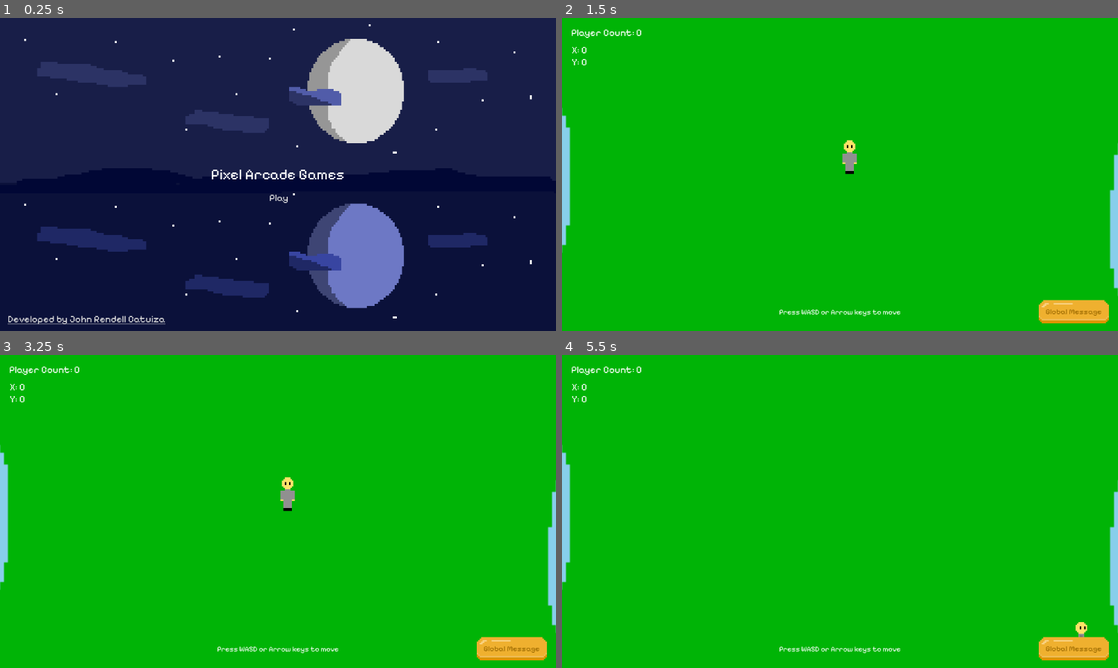
Above: before the commit, frames 1-4 (two rows, left to right).
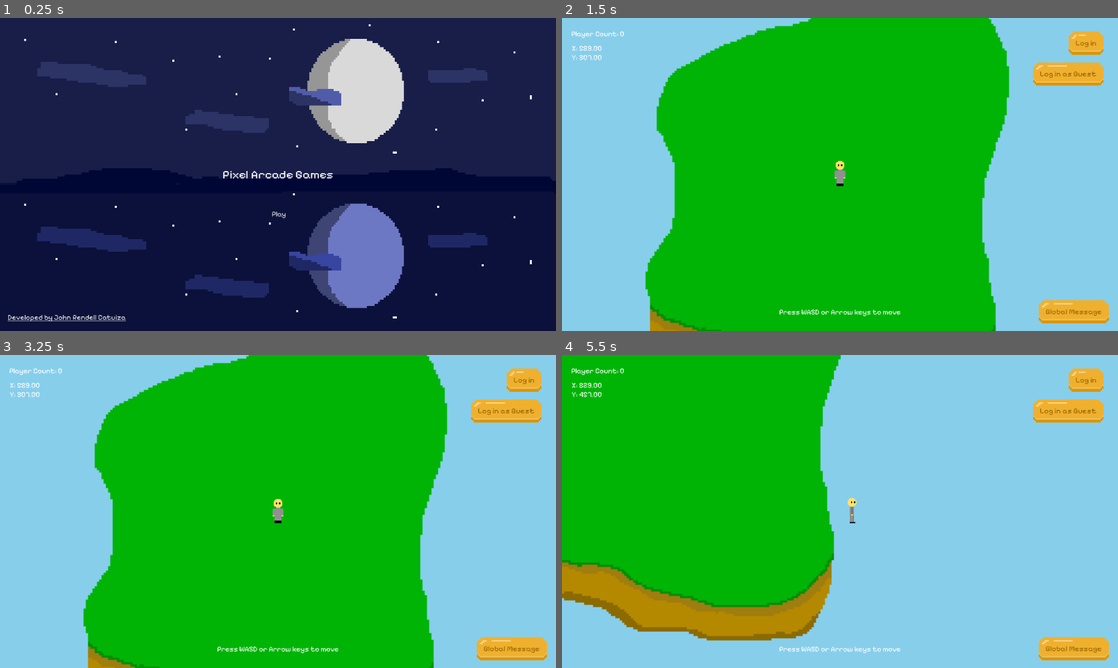
Above: after the commit, the same moments.

Repository: JohnRendell/Pixel_Arcade_Game
Game: Godot game, scene res://Interfaces/interface.tscn
The game is run twice, just before and just after one commit, with the same random seed, the same clock (stepped at 60 frames per second) and the same inputs.
Inputs (mouse positions are in pixels of both pictures, inside the frame that each line leads up to):
- Up to frame 1 (0.25 s): no input
- Up to frame 2 (1.5 s): click "Play" at 0.5 s; click (1084, 43) at 1.25 s, where only the run after the commit has a clickable "Log in"
- Up to frame 3 (3.25 s): click (505, 411) at 2 s, where only the run after the commit has a clickable "Log in as Guest"; click "Global Message" at 2.75 s
- Up to frame 4 (5.5 s): tap Enter at 3.5 s; hold Right (ui_right) 3.53-4.28 s; hold Down (ui_down) 4.28-5.03 s; hold Right (ui_right) from 5.03 s (still down)

The runs differ from the first frame. In frame 1, 1.0% of the frame differs, in the area x 1-62%, y 48-98%; in frame 2, 41%; in frame 3, 41%; in frame 4, 64%, in the area x 0-100%, y 0-100%.

Commit message:
Added stuff
-Added Camera follow player
-Added Player coordinate functions
-More stuff to add

Diff:
--- a/Assets/Themes/default_button_texture.tres
+++ b/Assets/Themes/default_button_texture.tres
@@ -11,6 +11,10 @@
 [sub_resource type="StyleBoxEmpty" id="StyleBoxEmpty_jqtam"]
 
 [resource]
+Button/colors/font_color = Color(0.607843, 0.411765, 0, 1)
+Button/colors/font_focus_color = Color(0.607843, 0.411765, 0, 1)
+Button/colors/font_hover_color = Color(0.607843, 0.411765, 0, 1)
+Button/colors/font_pressed_color = Color(0.607843, 0.411765, 0, 1)
 Button/fonts/font = ExtResource("1_bflus")
 Button/styles/focus = SubResource("StyleBoxEmpty_c534t")
 Button/styles/hover = SubResource("StyleBoxEmpty_27cgy")
--- a/Interfaces/interface.tscn
+++ b/Interfaces/interface.tscn
@@ -48,7 +48,7 @@
 grow_horizontal = 2
 grow_vertical = 2
 theme_override_fonts/normal_font = ExtResource("2_yljh5")
-theme_override_font_sizes/normal_font_size = 30
+theme_override_font_sizes/normal_font_size = 25
 text = "Pixel Arcade Games"
 fit_content = true
 horizontal_alignment = 1
@@ -57,14 +57,14 @@
 [node name="Play Button" type="Button" parent="Game title and other buttons"]
 layout_mode = 0
 offset_left = -22.0
-offset_top = 32.0
+offset_top = 66.0
 offset_right = 26.0
-offset_bottom = 65.0
+offset_bottom = 99.0
 tooltip_text = "Start the game"
 mouse_default_cursor_shape = 2
 theme = ExtResource("3_crkrt")
 theme_override_fonts/font = ExtResource("2_yljh5")
-theme_override_font_sizes/font_size = 20
+theme_override_font_sizes/font_size = 15
 action_mode = 0
 button_mask = 7
 shortcut_feedback = false
@@ -80,12 +80,12 @@
 anchor_bottom = 1.0
 offset_left = 16.0
 offset_top = -37.0
-offset_right = 343.0
-offset_bottom = 3.0
+offset_right = 265.0
+offset_bottom = -14.0
 grow_vertical = 0
 tooltip_text = "Go to Github's repository"
 theme_override_fonts/font = ExtResource("2_yljh5")
-theme_override_font_sizes/font_size = 20
+theme_override_font_sizes/font_size = 15
 button_mask = 5
 text = "Developed by John Rendell Catuiza"
 uri = "https://github.com/JohnRendell/Pixel_Arcade_Game"
--- a/Interfaces/playerInfo.tscn
+++ b/Interfaces/playerInfo.tscn
@@ -1,5 +1,6 @@
-[gd_scene load_steps=7 format=3 uid="uid://ranvboc1aleu"]
+[gd_scene load_steps=8 format=3 uid="uid://ranvboc1aleu"]
 
+[ext_resource type="Script" uid="uid://ce6wbg0vx4rjd" path="res://Scripts/Global_Scripts/game_interface.gd" id="1_14f72"]
 [ext_resource type="FontFile" uid="uid://bmdl23cbnw41b" path="res://Assets/Fonts/Pixelify_Sans/static/PixelifySans-Regular.ttf" id="1_fhr0c"]
 [ext_resource type="Theme" uid="uid://t8cakbf8cvmc" path="res://Assets/Themes/default_button_texture.tres" id="2_27cgy"]
 [ext_resource type="Texture2D" uid="uid://b8i2cshy45y0e" path="res://Assets/Sprite_Slice/Sprite_UI_Stuff.png" id="3_27cgy"]
@@ -36,6 +37,7 @@
 anchor_bottom = 1.0
 grow_horizontal = 2
 grow_vertical = 2
+script = ExtResource("1_14f72")
 
 [node name="CanvasLayer" type="CanvasLayer" parent="."]
 layer = 5
@@ -65,7 +67,7 @@
 offset_right = 320.0
 offset_bottom = 92.0
 theme_override_fonts/normal_font = ExtResource("1_fhr0c")
-theme_override_font_sizes/normal_font_size = 20
+theme_override_font_sizes/normal_font_size = 15
 text = "X: 0
 Y: 0"
 fit_content = true
@@ -77,9 +79,10 @@
 offset_right = 220.0
 offset_bottom = 50.0
 theme_override_fonts/normal_font = ExtResource("1_fhr0c")
-theme_override_font_sizes/normal_font_size = 20
+theme_override_font_sizes/normal_font_size = 15
 text = "Player Count: 0"
 fit_content = true
+vertical_alignment = 1
 
 [node name="Global Messages" type="Button" parent="CanvasLayer"]
 anchors_preset = 3
@@ -96,10 +99,6 @@
 tooltip_text = "Global Messages"
 mouse_default_cursor_shape = 2
 theme = ExtResource("2_27cgy")
-theme_override_colors/font_hover_color = Color(0.607843, 0.411765, 0, 1)
-theme_override_colors/font_color = Color(0.607886, 0.410193, 0, 1)
-theme_override_colors/font_focus_color = Color(0.607843, 0.411765, 0, 1)
-theme_override_colors/font_pressed_color = Color(0.607843, 0.411765, 0, 1)
 theme_override_styles/hover = SubResource("StyleBoxTexture_14f72")
 theme_override_styles/pressed = SubResource("StyleBoxTexture_jqtam")
 theme_override_styles/normal = SubResource("StyleBoxTexture_1sa06")
--- a/Scenes/lobby_scene.tscn
+++ b/Scenes/lobby_scene.tscn
@@ -1,7 +1,9 @@
-[gd_scene load_steps=4 format=3 uid="uid://cvnoej7tdycly"]
+[gd_scene load_steps=10 format=3 uid="uid://cvnoej7tdycly"]
 
 [ext_resource type="Texture2D" uid="uid://bfyvcuew133w5" path="res://Assets/Game_Objects/Objects/lobby_island.png" id="1_7hemx"]
 [ext_resource type="PackedScene" uid="uid://draqfc0ximnvd" path="res://Sprites/player_character.tscn" id="2_ljcoi"]
+[ext_resource type="Theme" uid="uid://t8cakbf8cvmc" path="res://Assets/Themes/default_button_texture.tres" id="3_op75h"]
+[ext_resource type="Texture2D" uid="uid://b8i2cshy45y0e" path="res://Assets/Sprite_Slice/Sprite_UI_Stuff.png" id="4_2ipua"]
 
 [sub_resource type="GDScript" id="GDScript_7hemx"]
 script/source = "extends Node2D
@@ -12,15 +14,47 @@
 	get_tree().get_root().add_child(playerUIInterface)
 "
 
+[sub_resource type="RectangleShape2D" id="RectangleShape2D_ljcoi"]
+size = Vector2(47, 804)
+
+[sub_resource type="StyleBoxTexture" id="StyleBoxTexture_2ipua"]
+texture = ExtResource("4_2ipua")
+texture_margin_left = 14.0
+texture_margin_top = 14.0
+texture_margin_right = 14.0
+texture_margin_bottom = 14.0
+region_rect = Rect2(36, 12, 99, 48)
+
+[sub_resource type="StyleBoxTexture" id="StyleBoxTexture_3q4fp"]
+texture = ExtResource("4_2ipua")
+texture_margin_left = 14.0
+texture_margin_top = 14.0
+texture_margin_right = 14.0
+texture_margin_bottom = 14.0
+region_rect = Rect2(147, 18, 93, 42)
+
+[sub_resource type="StyleBoxTexture" id="StyleBoxTexture_lvc8g"]
+texture = ExtResource("4_2ipua")
+texture_margin_left = 14.0
+texture_margin_top = 14.0
+texture_margin_right = 14.0
+texture_margin_bottom = 14.0
+region_rect = Rect2(36, 12, 99, 48)
+
 [node name="scene" type="Node2D"]
 script = SubResource("GDScript_7hemx")
 
 [node name="CanvasLayer" type="CanvasLayer" parent="."]
+follow_viewport_enabled = true
 
 [node name="HBoxContainer" type="HBoxContainer" parent="CanvasLayer"]
 anchors_preset = 15
 anchor_right = 1.0
 anchor_bottom = 1.0
+offset_left = -600.0
+offset_top = -633.0
+offset_right = 731.0
+offset_bottom = 677.0
 grow_horizontal = 2
 grow_vertical = 2
 
@@ -36,14 +70,82 @@
 anchor_top = 0.5
 anchor_right = 0.5
 anchor_bottom = 0.5
-offset_left = -811.0
-offset_top = -811.0
-offset_right = 811.0
-offset_bottom = 811.0
+offset_left = -311.0
+offset_top = -305.0
+offset_right = 305.0
+offset_bottom = 311.0
 grow_horizontal = 2
 grow_vertical = 2
 texture = ExtResource("1_7hemx")
 expand_mode = 1
 
 [node name="Main Player" parent="CanvasLayer" instance=ExtResource("2_ljcoi")]
-position = Vector2(596, 291)
+position = Vector2(589, 307)
+speed = 200
+
+[node name="Bound" type="StaticBody2D" parent="CanvasLayer"]
+disable_mode = 2
+
+[node name="CollisionShape2D" type="CollisionShape2D" parent="CanvasLayer/Bound"]
+position = Vector2(229, 318)
+shape = SubResource("RectangleShape2D_ljcoi")
+
+[node name="CollisionShape2D2" type="CollisionShape2D" parent="CanvasLayer/Bound"]
+position = Vector2(973, 304)
+shape = SubResource("RectangleShape2D_ljcoi")
+
+[node name="CollisionShape2D3" type="CollisionShape2D" parent="CanvasLayer/Bound"]
+position = Vector2(598, -24)
+rotation = 1.5708
+shape = SubResource("RectangleShape2D_ljcoi")
+
+[node name="CollisionShape2D4" type="CollisionShape2D" parent="CanvasLayer/Bound"]
+position = Vector2(595, 692)
+rotation = 1.5708
+shape = SubResource("RectangleShape2D_ljcoi")
+
+[node name="Lobby UI" type="Control" parent="."]
+clip_contents = true
+layout_mode = 3
+anchors_preset = 15
+anchor_right = 1.0
+anchor_bottom = 1.0
+grow_horizontal = 2
+grow_vertical = 2
+
+[node name="CanvasLayer" type="CanvasLayer" parent="Lobby UI"]
+layer = 5
+
+[node name="Log in Button" type="Button" parent="Lobby UI/CanvasLayer"]
+anchors_preset = 1
+anchor_left = 1.0
+anchor_right = 1.0
+offset_left = -102.0
+offset_top = 28.0
+offset_right = -30.0
+offset_bottom = 76.0
+grow_horizontal = 0
+mouse_default_cursor_shape = 2
+theme = ExtResource("3_op75h")
+theme_override_styles/hover = SubResource("StyleBoxTexture_2ipua")
+theme_override_styles/pressed = SubResource("StyleBoxTexture_3q4fp")
+theme_override_styles/normal = SubResource("StyleBoxTexture_lvc8g")
+button_mask = 5
+text = "Log in"
+
+[node name="Guest Button" type="Button" parent="Lobby UI/CanvasLayer"]
+anchors_preset = 1
+anchor_left = 1.0
+anchor_right = 1.0
+offset_left = -176.0
+offset_top = 92.0
+offset_right = -30.0
+offset_bottom = 140.0
+grow_horizontal = 0
+mouse_default_cursor_shape = 2
+theme = ExtResource("3_op75h")
+theme_override_styles/hover = SubResource("StyleBoxTexture_2ipua")
+theme_override_styles/pressed = SubResource("StyleBoxTexture_3q4fp")
+theme_override_styles/normal = SubResource("StyleBoxTexture_lvc8g")
+button_mask = 5
+text = "Log in as Guest"
--- /dev/null
+++ b/Scripts/Global_Scripts/game_interface.gd
@@ -0,0 +1,9 @@
+extends Control
+
+@onready var playerTextCoordsLabel = $"CanvasLayer/Player Coordinates"
+
+func _process(delta: float):
+	var playerX = PlayerGlobalScript.playerCoords.x
+	var playerY = PlayerGlobalScript.playerCoords.y
+
+	playerTextCoordsLabel.text = "X: %.2f \nY: %.2f " % [playerX, playerY]
--- a/Scripts/Player_Scripts/playerAnimation.gd
+++ b/Scripts/Player_Scripts/playerAnimation.gd
@@ -2,22 +2,25 @@
 
 @onready var anim = $Player_Anim
 
+func _ready():
+	anim.play("Idle_Front")
+
 func _process(delta):
-	if PlayerScript.isIdle:
-		if PlayerScript.isLeft or PlayerScript.isRight:
+	if PlayerGlobalScript.isIdle:
+		if PlayerGlobalScript.isLeft or PlayerGlobalScript.isRight:
 			anim.play("Idle_Side")
 
-		if PlayerScript.isDown:
+		if PlayerGlobalScript.isDown:
 			anim.play("Idle_Front")
 
-		if PlayerScript.isUp:
+		if PlayerGlobalScript.isUp:
 			anim.play("Idle_Back")
 	else:
-		if PlayerScript.isLeft or PlayerScript.isRight:
+		if PlayerGlobalScript.isLeft or PlayerGlobalScript.isRight:
 			anim.play("Walk_Side")
 
-		if PlayerScript.isDown:
+		if PlayerGlobalScript.isDown:
 			anim.play("Walk_Front")
 
-		if PlayerScript.isUp:
+		if PlayerGlobalScript.isUp:
 			anim.play("Walk_Back")
--- a/Scripts/Player_Scripts/playerScript.gd
+++ b/Scripts/Player_Scripts/playerGlobalScript.gd
@@ -5,3 +5,5 @@
 var isUp = false
 var isDown = false
 var isIdle = false
+
+var playerCoords = "";
--- a/Scripts/Player_Scripts/playerMovement.gd
+++ b/Scripts/Player_Scripts/playerMovement.gd
@@ -4,6 +4,7 @@
 @onready var sprite = $Player_Sprite
 
 func _physics_process(delta):
+	var playerPos = Vector2()
 	var input_vector = Vector2.ZERO
 	input_vector.x = Input.get_action_strength("ui_right") - Input.get_action_strength("ui_left")
 	input_vector.y = Input.get_action_strength("ui_down") - Input.get_action_strength("ui_up")
@@ -11,44 +12,47 @@
 
 	if input_vector:
 		velocity = input_vector * speed
-		PlayerScript.isIdle = false
+		PlayerGlobalScript.isIdle = false
 
 		#left
 		if input_vector.x <= -1 and input_vector.y <= 0:
-			PlayerScript.isLeft = true
-			PlayerScript.isRight = false
-			PlayerScript.isUp = false
-			PlayerScript.isDown = false
+			PlayerGlobalScript.isLeft = true
+			PlayerGlobalScript.isRight = false
+			PlayerGlobalScript.isUp = false
+			PlayerGlobalScript.isDown = false
 
 			sprite.flip_h = true
 
 		#right
 		elif input_vector.x >= 1 and input_vector.y <= 0:
-			PlayerScript.isLeft = false
-			PlayerScript.isRight = true
-			PlayerScript.isUp = false
-			PlayerScript.isDown = false
+			PlayerGlobalScript.isLeft = false
+			PlayerGlobalScript.isRight = true
+			PlayerGlobalScript.isUp = false
+			PlayerGlobalScript.isDown = false
 
 			sprite.flip_h = false
 
 		#back/down
 		elif input_vector.y >= 1 and input_vector.x <= 0:
-			PlayerScript.isLeft = false
-			PlayerScript.isRight = false
-			PlayerScript.isUp = false
-			PlayerScript.isDown = true
+			PlayerGlobalScript.isLeft = false
+			PlayerGlobalScript.isRight = false
+			PlayerGlobalScript.isUp = false
+			PlayerGlobalScript.isDown = true
 
 			sprite.flip_h = false
 
 		#front/up
 		elif input_vector.y <= -1 and input_vector.x <= 0:
-			PlayerScript.isLeft = false
-			PlayerScript.isRight = false
-			PlayerScript.isUp = true
-			PlayerScript.isDown = false
+			PlayerGlobalScript.isLeft = false
+			PlayerGlobalScript.isRight = false
+			PlayerGlobalScript.isUp = true
+			PlayerGlobalScript.isDown = false
 
 			sprite.flip_h = false
 	else:
 		velocity = input_vector
-		PlayerScript.isIdle = true
+		PlayerGlobalScript.isIdle = true
 	move_and_slide()
+
+	playerPos = self.position
+	PlayerGlobalScript.playerCoords = playerPos
--- a/Sprites/player_character.tscn
+++ b/Sprites/player_character.tscn
@@ -3,6 +3,23 @@
 [ext_resource type="Texture2D" uid="uid://dqlvll5wanwf6" path="res://Assets/Sprite_Slice/Default_Character.png" id="1_8yiwg"]
 [ext_resource type="Script" uid="uid://rsmvb4ju25pu" path="res://Scripts/Player_Scripts/playerMovement.gd" id="1_wj6ey"]
 [ext_resource type="Script" uid="uid://davw7ydns40l6" path="res://Scripts/Player_Scripts/playerAnimation.gd" id="3_52txp"]
+
+[sub_resource type="Animation" id="Animation_27txk"]
+resource_name = "Idle_Back"
+length = 0.4
+loop_mode = 1
+tracks/0/type = "value"
+tracks/0/imported = false
+tracks/0/enabled = true
+tracks/0/path = NodePath(".:frame")
+tracks/0/interp = 1
+tracks/0/loop_wrap = true
+tracks/0/keys = {
+"times": PackedFloat32Array(0, 0.2),
+"transitions": PackedFloat32Array(1, 1),
+"update": 1,
+"values": [8, 9]
+}
 
 [sub_resource type="Animation" id="Animation_8yiwg"]
 resource_name = "Idle_Front"
@@ -19,21 +36,6 @@
 "transitions": PackedFloat32Array(1, 1),
 "update": 1,
 "values": [0, 1]
-}
-
-[sub_resource type="Animation" id="Animation_wj6ey"]
-length = 0.001
-tracks/0/type = "value"
-tracks/0/imported = false
-tracks/0/enabled = true
-tracks/0/path = NodePath(".:frame")
-tracks/0/interp = 1
-tracks/0/loop_wrap = true
-tracks/0/keys = {
-"times": PackedFloat32Array(0),
-"transitions": PackedFloat32Array(1),
-"update": 1,
-"values": [0]
 }
 
 [sub_resource type="Animation" id="Animation_52txp"]
@@ -53,8 +55,23 @@
 "values": [4, 5]
 }
 
-[sub_resource type="Animation" id="Animation_27txk"]
-resource_name = "Idle_Back"
+[sub_resource type="Animation" id="Animation_wj6ey"]
+length = 0.001
+tracks/0/type = "value"
+tracks/0/imported = false
+tracks/0/enabled = true
+tracks/0/path = NodePath(".:frame")
+tracks/0/interp = 1
+tracks/0/loop_wrap = true
+tracks/0/keys = {
+"times": PackedFloat32Array(0),
+"transitions": PackedFloat32Array(1),
+"update": 1,
+"values": [0]
+}
+
+[sub_resource type="Animation" id="Animation_sxvpr"]
+resource_name = "Walk_Back"
 length = 0.4
 loop_mode = 1
 tracks/0/type = "value"
@@ -67,7 +84,7 @@
 "times": PackedFloat32Array(0, 0.2),
 "transitions": PackedFloat32Array(1, 1),
 "update": 1,
-"values": [8, 9]
+"values": [10, 11]
 }
 
 [sub_resource type="Animation" id="Animation_vcs20"]
@@ -104,23 +121,6 @@
 "values": [6, 7]
 }
 
-[sub_resource type="Animation" id="Animation_sxvpr"]
-resource_name = "Walk_Back"
-length = 0.4
-loop_mode = 1
-tracks/0/type = "value"
-tracks/0/imported = false
-tracks/0/enabled = true
-tracks/0/path = NodePath(".:frame")
-tracks/0/interp = 1
-tracks/0/loop_wrap = true
-tracks/0/keys = {
-"times": PackedFloat32Array(0, 0.2),
-"transitions": PackedFloat32Array(1, 1),
-"update": 1,
-"values": [10, 11]
-}
-
 [sub_resource type="AnimationLibrary" id="AnimationLibrary_52txp"]
 _data = {
 &"Idle_Back": SubResource("Animation_27txk"),
@@ -136,6 +136,7 @@
 size = Vector2(33, 71)
 
 [node name="Player_Body" type="CharacterBody2D"]
+scale = Vector2(0.5, 0.5)
 script = ExtResource("1_wj6ey")
 
 [node name="Player_Sprite" type="Sprite2D" parent="."]
@@ -153,3 +154,10 @@
 [node name="Player_Collision" type="CollisionShape2D" parent="."]
 position = Vector2(-0.5, -3.5)
 shape = SubResource("RectangleShape2D_8yiwg")
+
+[node name="Player_Camera" type="Camera2D" parent="."]
+process_mode = 3
+ignore_rotation = false
+zoom = Vector2(1.5, 1.5)
+position_smoothing_enabled = true
+position_smoothing_speed = 10.0
--- a/project.godot
+++ b/project.godot
@@ -17,13 +17,48 @@
 
 [autoload]
 
-PlayerScript="*res://Scripts/Player_Scripts/playerScript.gd"
+PlayerGlobalScript="*res://Scripts/Player_Scripts/playerGlobalScript.gd"
 
 [display]
 
 window/stretch/mode="viewport"
 window/stretch/aspect="expand"
 
+[input]
+
+ui_left={
+"deadzone": 0.5,
+"events": [Object(InputEventKey,"resource_local_to_scene":false,"resource_name":"","device":0,"window_id":0,"alt_pressed":false,"shift_pressed":false,"ctrl_pressed":false,"meta_pressed":false,"pressed":false,"keycode":4194319,"physical_keycode":0,"key_label":0,"unicode":0,"location":0,"echo":false,"script":null)
+, Object(InputEventJoypadButton,"resource_local_to_scene":false,"resource_name":"","device":0,"button_index":13,"pressure":0.0,"pressed":false,"script":null)
+, Object(InputEventJoypadMotion,"resource_local_to_scene":false,"resource_name":"","device":0,"axis":0,"axis_value":-1.0,"script":null)
+, Object(InputEventKey,"resource_local_to_scene":false,"resource_name":"","device":0,"window_id":0,"alt_pressed":false,"shift_pressed":false,"ctrl_pressed":false,"meta_pressed":false,"pressed":false,"keycode":0,"physical_keycode":65,"key_label":0,"unicode":0,"location":0,"echo":false,"script":null)
+]
+}
+ui_right={
+"deadzone": 0.5,
+"events": [Object(InputEventKey,"resource_local_to_scene":false,"resource_name":"","device":0,"window_id":0,"alt_pressed":false,"shift_pressed":false,"ctrl_pressed":false,"meta_pressed":false,"pressed":false,"keycode":4194321,"physical_keycode":0,"key_label":0,"unicode":0,"location":0,"echo":false,"script":null)
+, Object(InputEventJoypadButton,"resource_local_to_scene":false,"resource_name":"","device":0,"button_index":14,"pressure":0.0,"pressed":false,"script":null)
+, Object(InputEventJoypadMotion,"resource_local_to_scene":false,"resource_name":"","device":0,"axis":0,"axis_value":1.0,"script":null)
+, Object(InputEventKey,"resource_local_to_scene":false,"resource_name":"","device":0,"window_id":0,"alt_pressed":false,"shift_pressed":false,"ctrl_pressed":false,"meta_pressed":false,"pressed":false,"keycode":0,"physical_keycode":68,"key_label":0,"unicode":0,"location":0,"echo":false,"script":null)
+]
+}
+ui_up={
+"deadzone": 0.5,
+"events": [Object(InputEventKey,"resource_local_to_scene":false,"resource_name":"","device":0,"window_id":0,"alt_pressed":false,"shift_pressed":false,"ctrl_pressed":false,"meta_pressed":false,"pressed":false,"keycode":4194320,"physical_keycode":0,"key_label":0,"unicode":0,"location":0,"echo":false,"script":null)
+, Object(InputEventJoypadButton,"resource_local_to_scene":false,"resource_name":"","device":0,"button_index":11,"pressure":0.0,"pressed":false,"script":null)
+, Object(InputEventJoypadMotion,"resource_local_to_scene":false,"resource_name":"","device":0,"axis":1,"axis_value":-1.0,"script":null)
+, Object(InputEventKey,"resource_local_to_scene":false,"resource_name":"","device":0,"window_id":0,"alt_pressed":false,"shift_pressed":false,"ctrl_pressed":false,"meta_pressed":false,"pressed":false,"keycode":0,"physical_keycode":87,"key_label":0,"unicode":0,"location":0,"echo":false,"script":null)
+]
+}
+ui_down={
+"deadzone": 0.5,
+"events": [Object(InputEventKey,"resource_local_to_scene":false,"resource_name":"","device":0,"window_id":0,"alt_pressed":false,"shift_pressed":false,"ctrl_pressed":false,"meta_pressed":false,"pressed":false,"keycode":4194322,"physical_keycode":0,"key_label":0,"unicode":0,"location":0,"echo":false,"script":null)
+, Object(InputEventJoypadButton,"resource_local_to_scene":false,"resource_name":"","device":0,"button_index":12,"pressure":0.0,"pressed":false,"script":null)
+, Object(InputEventJoypadMotion,"resource_local_to_scene":false,"resource_name":"","device":0,"axis":1,"axis_value":1.0,"script":null)
+, Object(InputEventKey,"resource_local_to_scene":false,"resource_name":"","device":0,"window_id":0,"alt_pressed":false,"shift_pressed":false,"ctrl_pressed":false,"meta_pressed":false,"pressed":false,"keycode":0,"physical_keycode":83,"key_label":0,"unicode":0,"location":0,"echo":false,"script":null)
+]
+}
+
 [rendering]
 
 renderer/rendering_method="gl_compatibility"
Not shown, added: Scripts/Global_Scripts/game_interface.gd.uid
Renamed: Scripts/Player_Scripts/playerScript.gd.uid -> Scripts/Player_Scripts/playerGlobalScript.gd.uid
